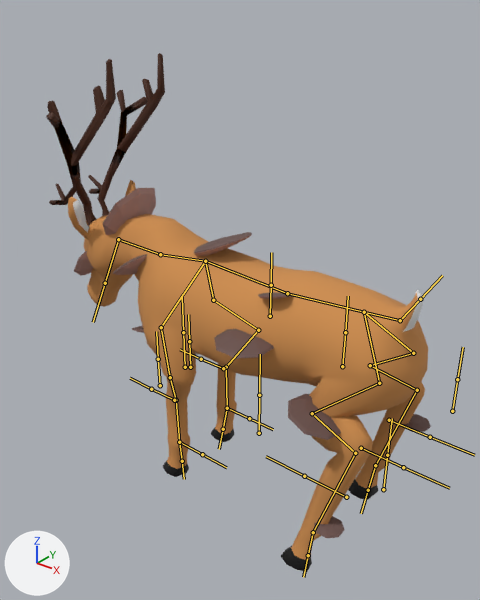
Before and after pictures for a commit that changed the FBX model Amelia Blume/Assets/Meshes/Animals/Deer_Infected_v2_FBX.fbx.
Both versions are drawn from a 50 mm camera at (154.0, -226.0, 245.0) aimed at (-33.0, 7.0, 101.0). Arrows for +X, +Y and +Z are at lower left; the lights stay in place. Both versions are drawn at frame 1 of the action 'Charge Up'; the numbers are the values there. The bones that bend it are drawn over the model as lines.

Names of what the first picture shows: 'Deer'.
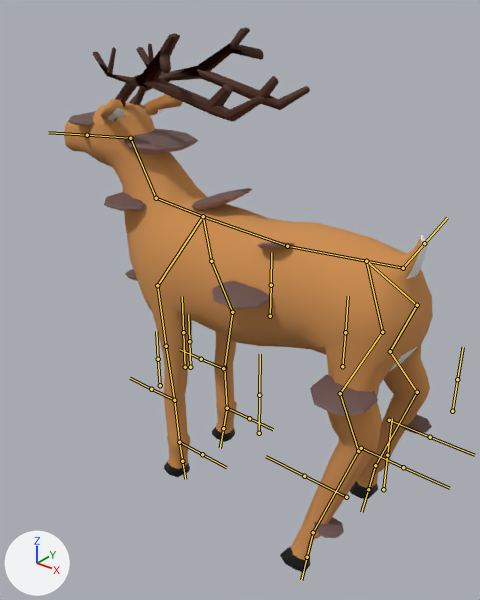
Pixel boxes [x1, y1, x2, y2] of what changed, in the pictures (480 x 600 px):
'Deer', posed: before [46, 53, 431, 572]; after [64, 27, 433, 572]
'Infection', now drawn (brown): after [68, 111, 432, 538]
    faces in mat_mushroom_3_top (brown #69504c): [68, 111, 432, 538]
    faces in mat_mushroom_3_flesh (brown #ac847b): [68, 121, 413, 433]
bone 'chest', root to tip: before (287, 293) to (205, 261); after (287, 246) to (203, 216)
bone 'leg.front.upper.R', root to tip: before (213, 300) to (258, 330); after (211, 261) to (232, 312)
bone 'leg.front.mid.R', root to tip: before (258, 330) to (226, 367); after (232, 312) to (224, 368)
bone 'leg.front.lower.R', root to tip: before (226, 367) to (227, 408); after (224, 368) to (227, 408)
bone 'neck.lower', root to tip: before (205, 261) to (160, 254); after (203, 216) to (156, 198)
bone 'neck.upper', root to tip: before (160, 254) to (118, 239); after (156, 198) to (130, 138)
bone 'leg.front.upper.L', root to tip: before (161, 327) to (170, 377); after (157, 285) to (166, 346)
bone 'leg.front.mid.L', root to tip: before (170, 377) to (176, 400); after (166, 346) to (174, 400)
bone 'leg.front.lower.L', root to tip: before (176, 400) to (179, 442); after (174, 400) to (179, 442)
bone 'back', root to tip: before (287, 293) to (364, 312); after (287, 246) to (366, 261)
bone 'leg.hind.upper.R', root to tip: before (413, 353) to (370, 365); after (417, 305) to (390, 351)
bone 'leg.hind.mid.R', root to tip: before (370, 365) to (417, 390); after (390, 351) to (417, 392)
bone 'leg.hind.lower.R', root to tip: before (417, 390) to (375, 465); after (417, 392) to (375, 465)
bone 'leg.hind.upper.L', root to tip: before (379, 383) to (312, 413); after (382, 332) to (340, 393)
bone 'leg.hind.mid.L', root to tip: before (312, 413) to (355, 453); after (340, 393) to (358, 451)
bone 'leg.hind.lower.L', root to tip: before (355, 453) to (313, 532); after (358, 451) to (313, 532)

The edits, one by one:
Bone 'chest' (bone_chest) moves from (22.0, -2.9, -1.0) to (0.0, 0.0, 0.0).
Bone 'leg.front.upper.R' (bone_leg_front_upper_r) turns from (-42, 0, 1) to (0, 0, 1) degrees about its own x, y and z.
Bone 'leg.front.mid.R' (bone_leg_front_mid_r) turns from (68, -2, 10) to (0, 0, -1) degrees about its own x, y and z.
Bone 'leg.front.lower.R' (bone_leg_front_lower_r) turns from (-27, 0, 0) to (0, 0, 0) degrees about its own x, y and z.
Bone 'neck.lower' (bone_neck_lower) turns from (0, 0, -14) to (0, 0, 0) degrees about its own x, y and z.
Bone 'neck.upper' (bone_neck_upper) turns from (45, 0, 0) to (0, 0, 0) degrees about its own x, y and z.
Bone 'leg.front.upper.L' (bone_leg_front_upper_l) turns from (-40, -1, -3) to (0, 0, 0) degrees about its own x, y and z.
Bone 'leg.front.mid.L' (bone_leg_front_mid_l) turns from (69, 2, 8) to (0, 0, 0) degrees about its own x, y and z.
Bone 'leg.front.lower.L' (bone_leg_front_lower_l) turns from (-28, 0, 0) to (0, 0, 0) degrees about its own x, y and z.
Bone 'back' (bone_back) moves from (22.2, -0.1, 1.0) to (0.0, 0.0, 0.0).
Bone 'leg.hind.upper.R' (bone_leg_hind_upper_r) turns from (27, 0, -5) to (0, 0, 4) degrees about its own x, y and z.
Bone 'leg.hind.mid.R' (bone_leg_hind_mid_r) turns from (-63, 2, 17) to (-2, 2, -5) degrees about its own x, y and z.
Bone 'leg.hind.lower.R' (bone_leg_hind_lower_r) turns from (39, 0, 1) to (1, 0, 0) degrees about its own x, y and z.
Bone 'leg.hind.upper.L' (bone_leg_hind_upper_l) turns from (28, 2, -4) to (0, 0, -6) degrees about its own x, y and z.
Bone 'leg.hind.mid.L' (bone_leg_hind_mid_l) turns from (-64, -9, -17) to (-6, -2, 6) degrees about its own x, y and z.
Bone 'leg.hind.lower.L' (bone_leg_hind_lower_l) turns from (40, 0, -1) to (2, 0, 0) degrees about its own x, y and z.
